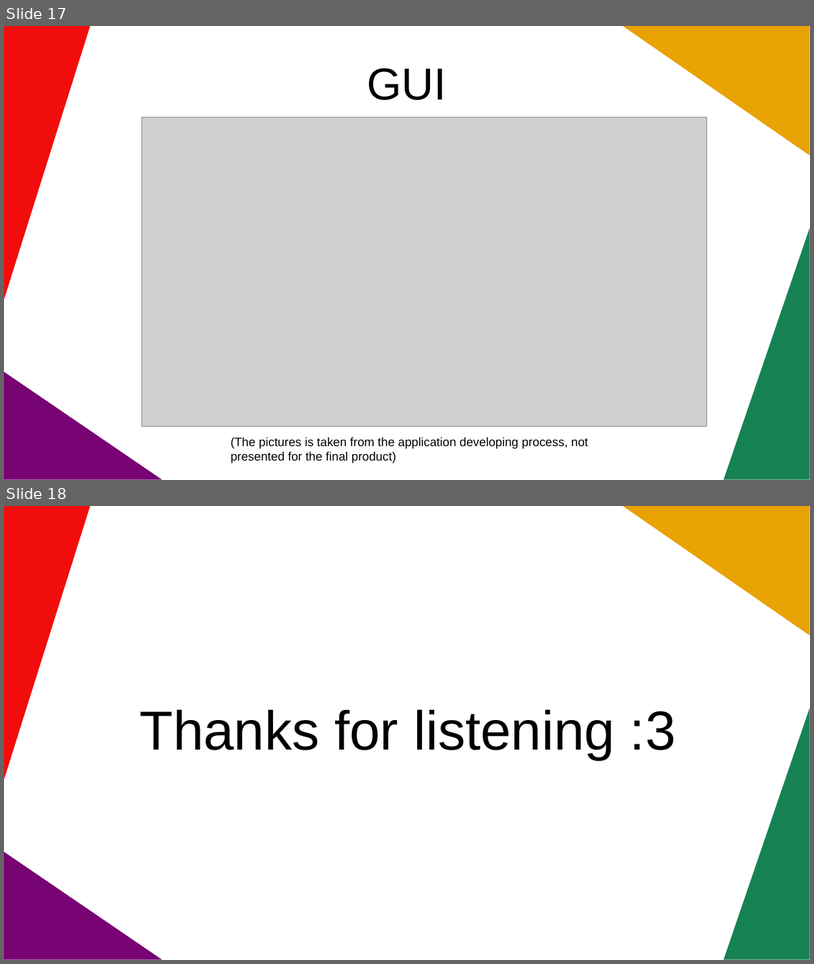
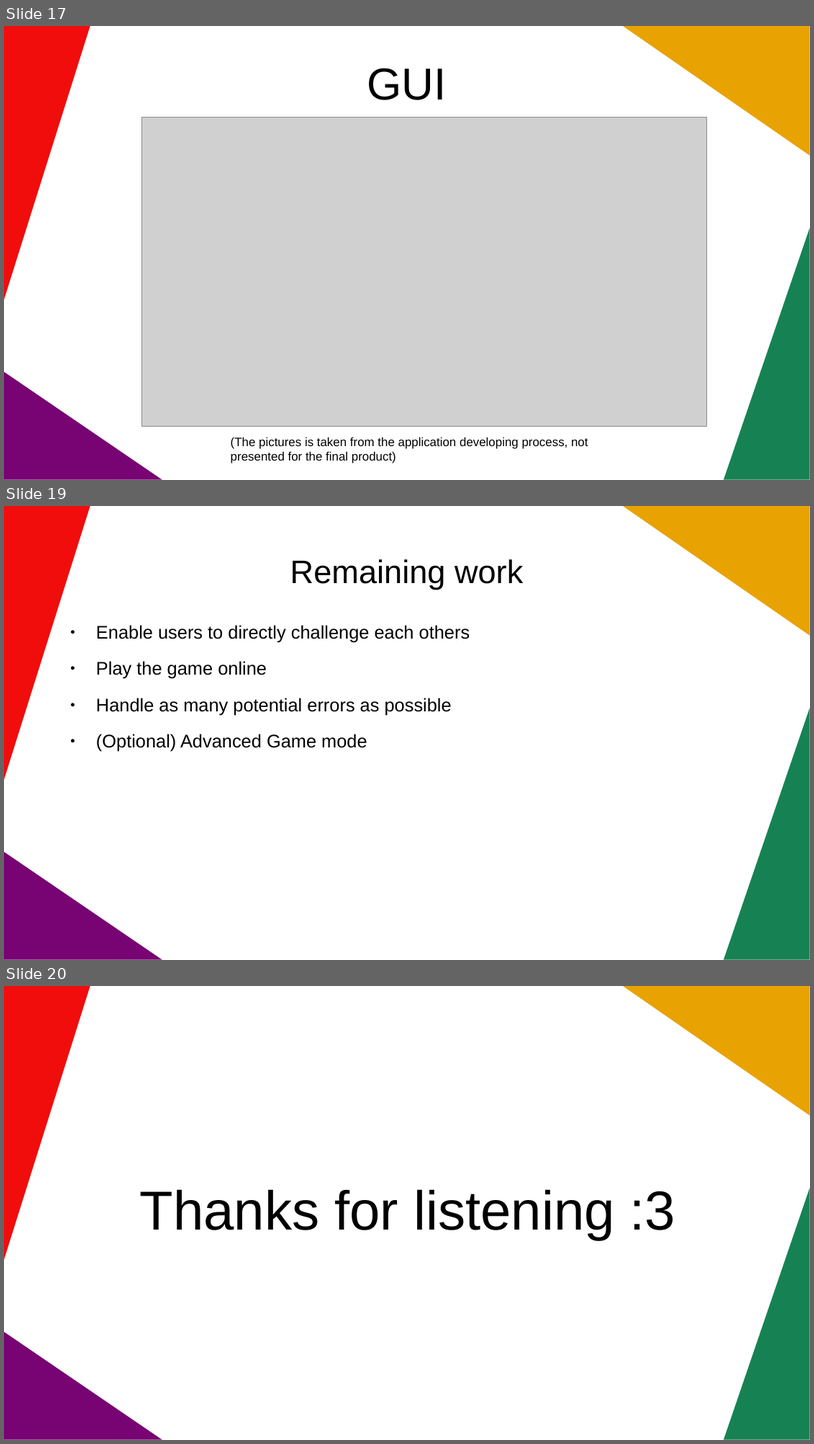
Before and after one commit to sonbeohaudau/battleship_online, a slide deck: Slide/ship.pptx. Shown one above the other, each under a label of ours: slides 17 and 18 before the commit, slides 17, 19 and 20 after it; the slides between them are not shown. The pictures are 814x964 and 814x1444 pixels, drawn with LibreOffice and Linux fonts; fonts in the diff are those of the drawing; grey boxes stand for pictures. Boxes give left, top, right and bottom in pixels: in the first picture for what was removed or moved away, otherwise in the second. Text is boxed around its words. In the diff, an @@ line names an element or a change of style, - is before the commit and + after.

```diff
--- a/Slide/ship.pptx
+++ b/Slide/ship.pptx
@@ slide 19 added at [4,506,810,960], background #FFFFFF; not listed: 4 template elements that a slide beside it also shows @@
@@ text added at [291,559,523,590], 32 pt, text #000000 @@
+Remaining work
@@ text added at [96,625,471,752], 18 pt, text #000000 @@
+● Enable users to directly challenge each others
+● Play the game online
+● Handle as many potential errors as possible
+● (Optional) Advanced Game mode
@@ what was slide 18 is now slide 20 @@
```
Also in this commit, not shown: 1 other slide added, 7 other files.
